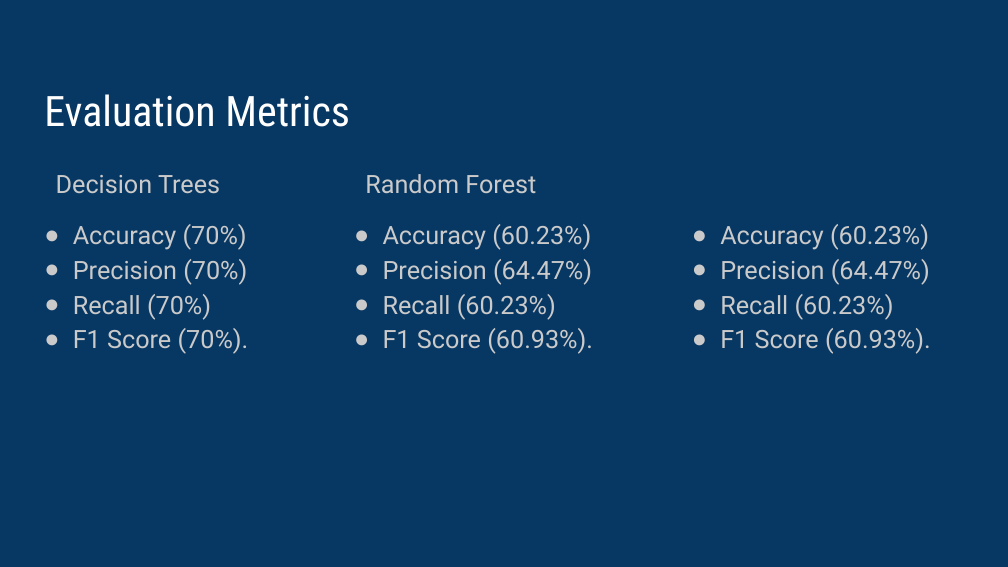
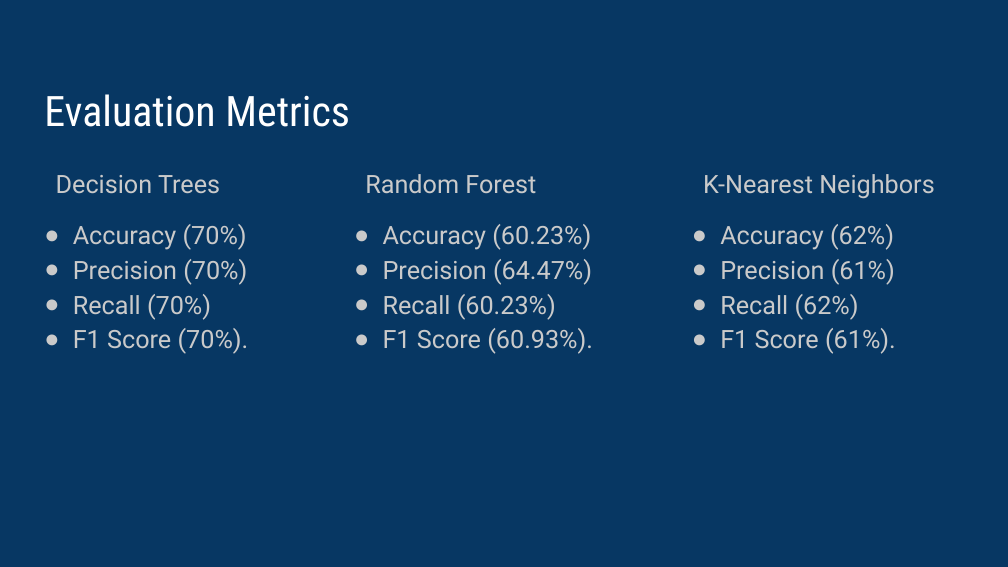
Before and after one commit to vipvivek15/CMPE_255_Final_Project, a slide deck: slide 12 of Final_presentation.pptx (slide 13 before the commit). Drawn at 1008x567 pixels with LibreOffice and Linux fonts; fonts in the diff are those of the drawing. Boxes give left, top, right and bottom in pixels: in the first picture for what was removed or moved away, otherwise in the second. Text is boxed around its words. In the diff, an @@ line names an element or a change of style, - is before the commit and + after.

```diff
--- a/Final_presentation.pptx
+++ b/Final_presentation.pptx
@@ text at [703, 174, 935, 354]: text changed @@
-● Accuracy (60.23%)
-● Precision (64.47%)
-● Recall (60.23%)
-● F1 Score (60.93%).
+K-Nearest Neighbors
+● Accuracy (62%)
+● Precision (61%)
+● Recall (62%)
+● F1 Score (61%).
```
Also in this commit, not shown: 2 other slides changed, 1 slide removed.
